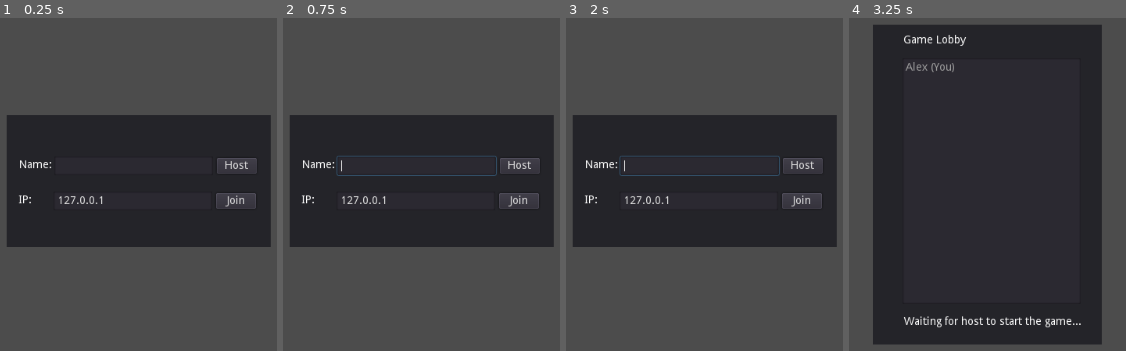
Above: before the commit, frames 1-4 (left to right).
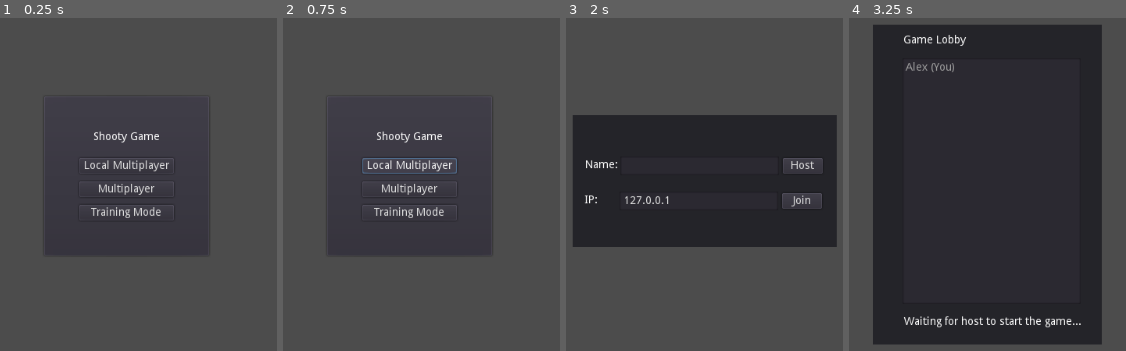
Above: after the commit, the same moments.

Repository: VGDC-UCI/Shooty-Game
Game: Godot game, scene res://Scenes/MainMenu.tscn
Same seed, same stepped clock (60 frames per second), same inputs: the game is played once before the commit and once after it. Before the commit the project starts from res://Scenes/ServerMenu.tscn. The engine's default icon, where the game draws it, is replaced by a stand-in: a white triangle on a blue panel in a dark square.
Inputs (mouse positions are in pixels of both pictures, inside the frame that each line leads up to):
- Up to frame 1 (0.25 s): no input
- Up to frame 2 (0.75 s): click (410, 164) at 0.5 s, where only the run after the commit has a clickable "Local Multiplayer"
- Up to frame 3 (2 s): click (693, 187) at 1.25 s, where only the run after the commit has a clickable "Multiplayer"
- Up to frame 4 (3.25 s): click (981, 164) at 2.02 s; type "Alex" at 2.1 s; click "Host" at 2.75 s

The runs differ from the first frame. In frame 1, 25% of the frame differs, in the area x 2-98%, y 29-69%; in frame 2, 26%; in frame 3, 0.4%; in frame 4, nothing differs.

Commit message:
Added basic main menu

Diff:
--- /dev/null
+++ b/Scenes/MainMenu.tscn
@@ -0,0 +1,67 @@
+[gd_scene load_steps=2 format=2]
+
+[ext_resource path="res://Scripts/main_menu.gd" type="Script" id=1]
+
+[node name="MainMenu" type="CenterContainer"]
+anchor_right = 1.0
+anchor_bottom = 1.0
+script = ExtResource( 1 )
+__meta__ = {
+"_edit_use_anchors_": false
+}
+
+[node name="PanelContainer" type="PanelContainer" parent="."]
+margin_left = 404.0
+margin_top = 196.0
+margin_right = 619.0
+margin_bottom = 404.0
+
+[node name="MarginContainer" type="MarginContainer" parent="PanelContainer"]
+margin_left = 7.0
+margin_top = 7.0
+margin_right = 208.0
+margin_bottom = 201.0
+custom_constants/margin_right = 40
+custom_constants/margin_top = 40
+custom_constants/margin_left = 40
+custom_constants/margin_bottom = 40
+
+[node name="VBoxContainer" type="VBoxContainer" parent="PanelContainer/MarginContainer"]
+margin_left = 40.0
+margin_top = 40.0
+margin_right = 161.0
+margin_bottom = 154.0
+custom_constants/separation = 20
+
+[node name="Label" type="Label" parent="PanelContainer/MarginContainer/VBoxContainer"]
+margin_right = 121.0
+margin_bottom = 14.0
+text = "Shooty Game"
+align = 1
+valign = 1
+
+[node name="VBoxContainer" type="VBoxContainer" parent="PanelContainer/MarginContainer/VBoxContainer"]
+margin_top = 34.0
+margin_right = 121.0
+margin_bottom = 114.0
+custom_constants/separation = 10
+
+[node name="LocalMultiButton" type="Button" parent="PanelContainer/MarginContainer/VBoxContainer/VBoxContainer"]
+margin_right = 121.0
+margin_bottom = 20.0
+text = "Local Multiplayer"
+
+[node name="MultiButton" type="Button" parent="PanelContainer/MarginContainer/VBoxContainer/VBoxContainer"]
+margin_top = 30.0
+margin_right = 121.0
+margin_bottom = 50.0
+text = "Multiplayer"
+
+[node name="TrainingButton" type="Button" parent="PanelContainer/MarginContainer/VBoxContainer/VBoxContainer"]
+margin_top = 60.0
+margin_right = 121.0
+margin_bottom = 80.0
+text = "Training Mode"
+[connection signal="pressed" from="PanelContainer/MarginContainer/VBoxContainer/VBoxContainer/LocalMultiButton" to="." method="switch_to_localmutli"]
+[connection signal="pressed" from="PanelContainer/MarginContainer/VBoxContainer/VBoxContainer/MultiButton" to="." method="switch_to_multi"]
+[connection signal="pressed" from="PanelContainer/MarginContainer/VBoxContainer/VBoxContainer/TrainingButton" to="." method="switch_to_training"]
--- /dev/null
+++ b/Scripts/main_menu.gd
@@ -0,0 +1,17 @@
+extends Control
+
+
+# References
+const SERVER_MENU_PATH: String = 'res://Scenes/ServerMenu.tscn'
+
+
+func switch_to_localmulti() -> void:
+	pass
+
+
+func switch_to_multi() -> void:
+	get_tree().change_scene(SERVER_MENU_PATH)
+
+
+func switch_to_training() -> void:
+	pass
--- a/project.godot
+++ b/project.godot
@@ -27,7 +27,7 @@
 [application]
 
 config/name="ShootsMcGee"
-run/main_scene="res://Scenes/ServerMenu.tscn"
+run/main_scene="res://Scenes/MainMenu.tscn"
 config/icon="res://icon.png"
 
 [autoload]
